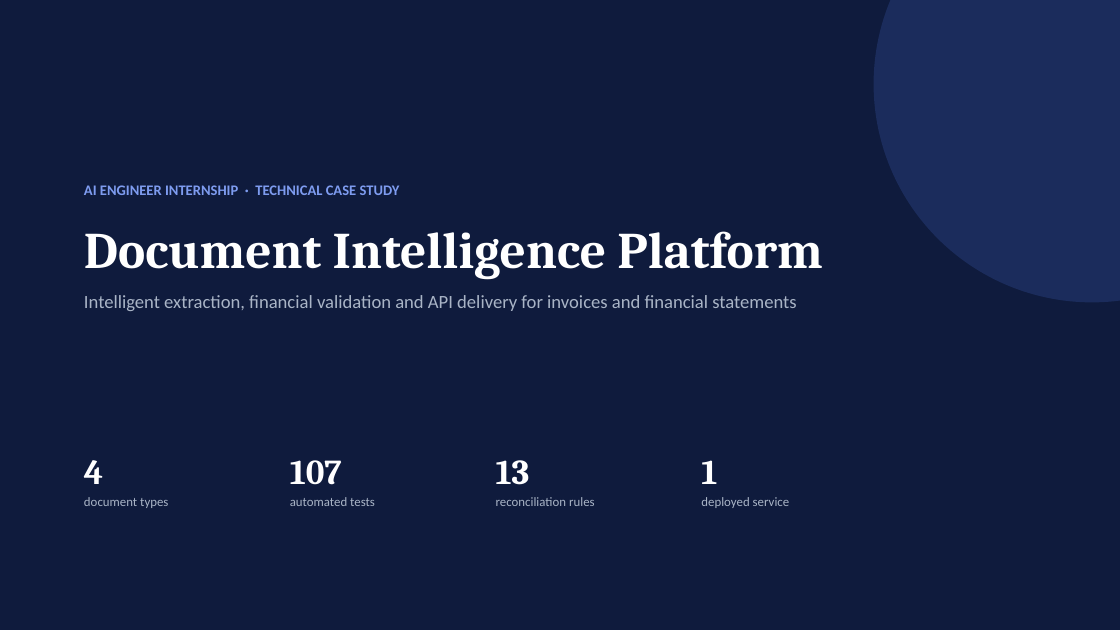
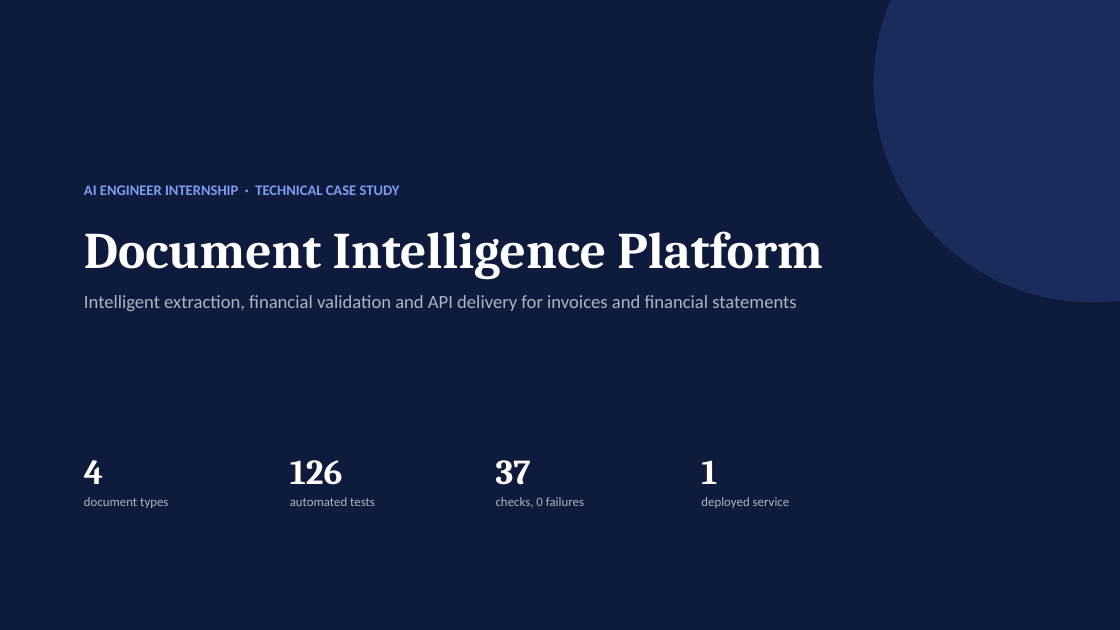
Before and after one commit to ZiyaSadik/document-intelligence-platform, a slide deck: slide 1 of docs/solution_presentation.pptx. Drawn at 1120x630 pixels with LibreOffice and Linux fonts; fonts in the diff are those of the drawing. Boxes give left, top, right and bottom in pixels: in the first picture for what was removed or moved away, otherwise in the second. Text is boxed around its words. In the diff, an @@ line names an element or a change of style, - is before the commit and + after.

```diff
--- a/docs/solution_presentation.pptx
+++ b/docs/solution_presentation.pptx
@@ text at (x1=290, y1=460, x2=343, y2=485): text changed @@
-107
+126
@@ text at (x1=496, y1=460, x2=584, y2=508): text changed @@
-13
-reconciliation rules
+37
+checks, 0 failures
```
Also in this commit, not shown: 4 other slides changed, 21 other files.
